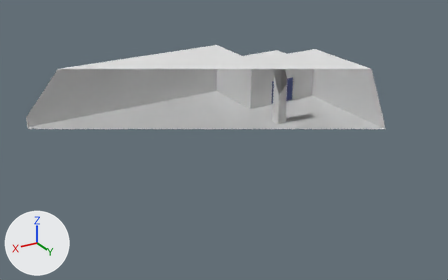
What one commit did to the Blender file src/models/office.blend.
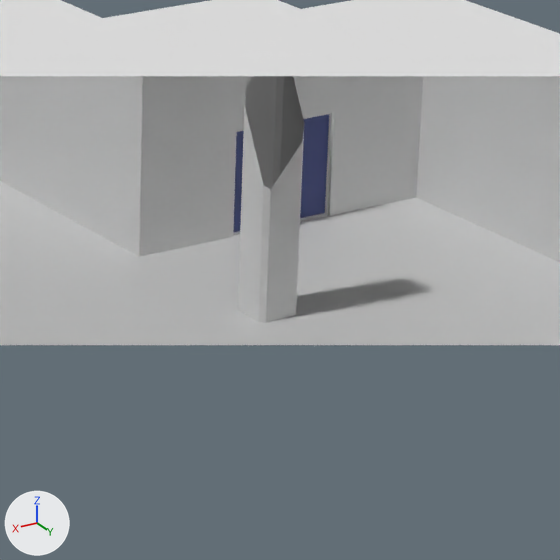
There are two pictures of each version: one whole from a 50 mm lens placed at (40.9, 56.4, 22.1), pointed at (14.0, 11.6, -0.3), one close up on the part from 49% to 77% of the width and 19% to 63% of the height. Lighting does not change. The marker at lower left points along +X, +Y and +Z. The first two pictures are the older version. Everything nearer to the camera than a plane just in front of the edit is cut away. Objects named as collision shapes, trigger or cutter boxes, shadow casters or lower levels of detail are left out.

Before the edit, the objects in view are built like this:
```python
me_cube_001 = bpy.data.meshes.new('Cube.001')
me_cube_001.from_pydata(...)  # 630 vertices, 622 faces; spans x 0.0..28.8, y 0.0..22.0, z 0.0..5.2
# faces by material slot: [151, 237, 234]
me_cube_001.materials.append(mat_wall)  # its picture is missing
me_cube_001.materials.append(mat_floor)  # its picture is missing
me_cube_001.materials.append(mat_ceiling)  # its picture is missing
me_cube_011 = bpy.data.meshes.new('Cube.011')
me_cube_011.from_pydata(...)  # 116 vertices, 116 faces; spans x -0.7..0.7, y -0.05..0.05, z 0.0..2.58
# faces by material slot: [98, 2, 16]
me_cube_011.materials.append(mat_metal)  # light grey #d9d9d9
me_cube_011.materials.append(mat_glass)  # white #ffffff
me_cube_011.materials.append(mat_door)  # blue #424e8c
ob_door = bpy.data.objects.new('Door', me_cube_011)
ob_door.location = (3.31, 6.65, 0.0)
ob_door_001 = bpy.data.objects.new('Door.001', me_cube_011)
ob_door_001.location = (4.7, 6.65, 0.0)
ob_door_001.rotation_euler = (0.0, 0.0, 3.142)  # degrees (0, 0, 180)
ob_office = bpy.data.objects.new('Office', me_cube_001)
ob_office.location = (0.0, 0.0, 0.0)
# also in view: 'Pillar.005' at (7.5, 11.0, 2.6)
```
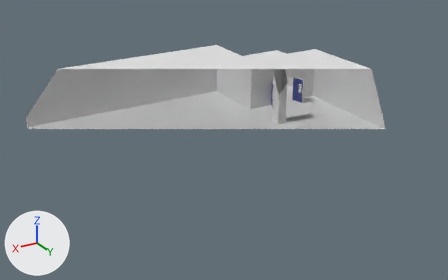
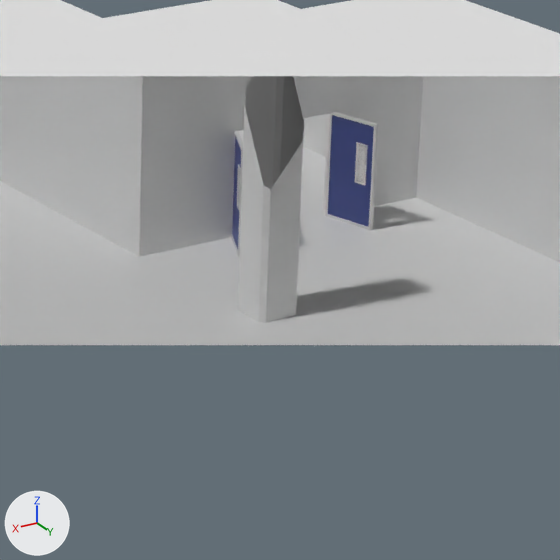
Where the change shows, as pixel boxes (x1, y1, x2, y2) in the close-ups (560 x 560 px):
'Door', moved, turned
    before: (300, 113, 332, 221)
    after: (325, 112, 378, 230)
'Door.001', moved, turned
    before: (233, 130, 244, 235)
    after: (231, 131, 243, 257)

The edits, one by one:
Object 'Door' (ob_door) moves from (3.31, 6.65, 0.0) to (2.49, 7.37, 0.0).
Object 'Door' (ob_door) turns from (0, 0, 0) to (0, 0, 103) degrees about x, y and z.
Object 'Door.001' (ob_door_001) moves from (4.7, 6.65, 0.0) to (5.68, 7.32, 0.0).
Object 'Door.001' (ob_door_001) turns from (0, 0, 180) to (0, 0, 62) degrees about x, y and z.
